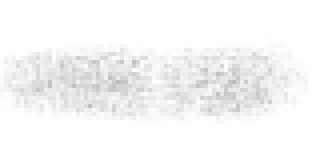
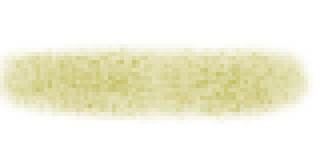
Layers edited between the first and the second 320px x 160px image:
added layer "Ebene-Kopie" above "Ebene" over [0, 40, 316, 124]
hid "Ebene" over [0, 40, 316, 124]
